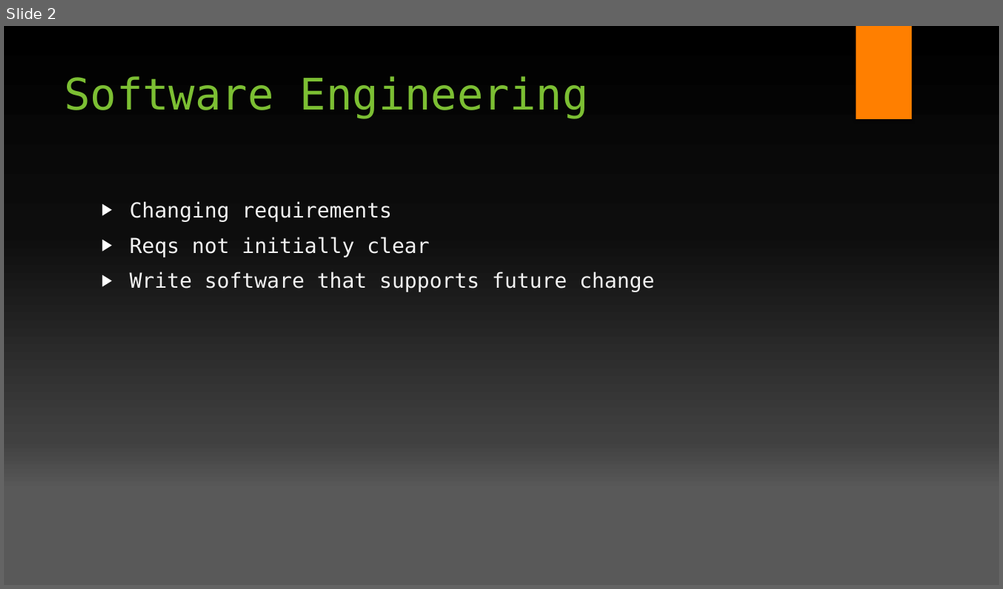
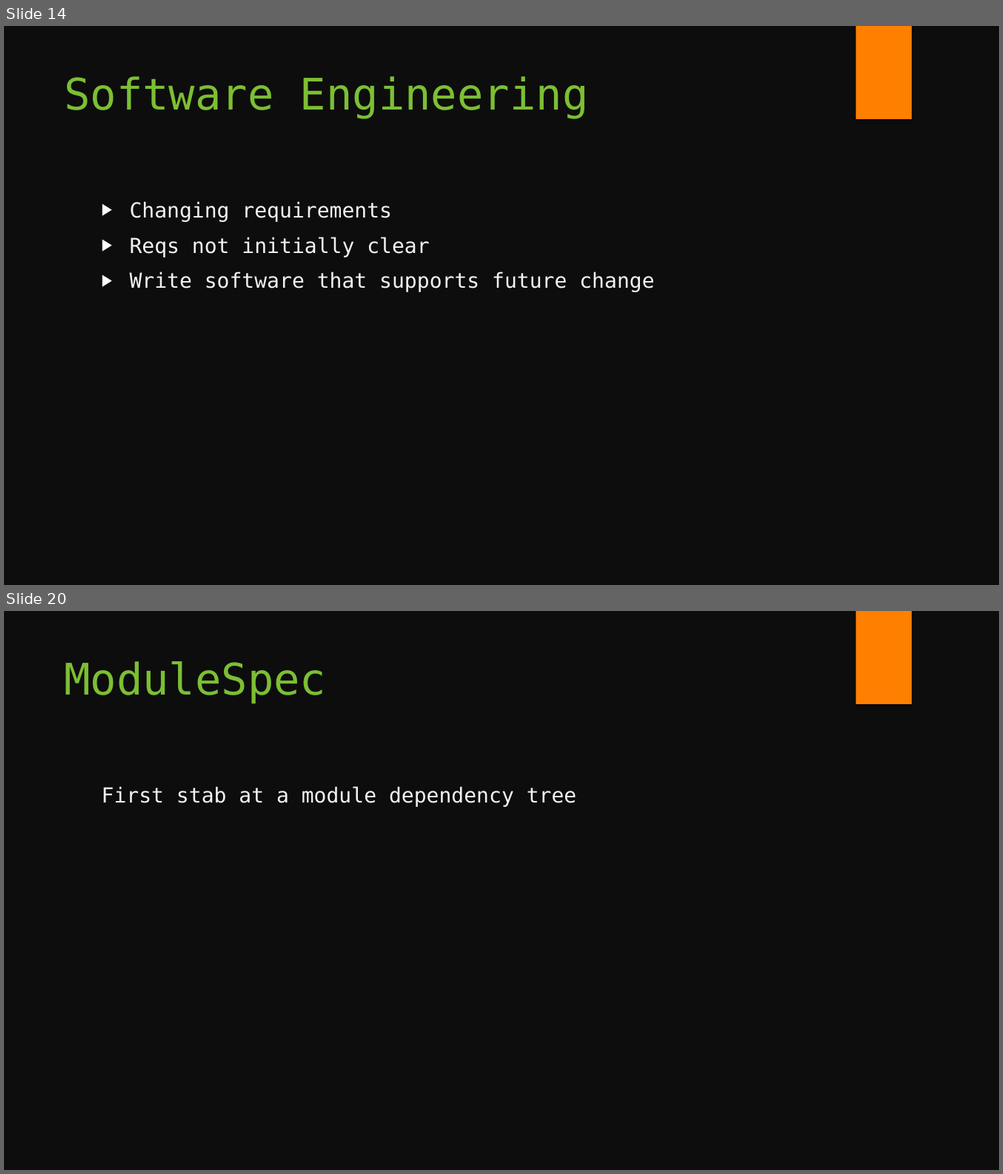
Before and after one commit to fsackur/Powershell-and-SE, a slide deck: Death by powerpoint.pptx. Shown one above the other, each under a label of ours: slide 2 before the commit, slides 14 and 20 after it; the slides between them are not shown. The pictures are 1003x589 and 1003x1174 pixels, drawn with LibreOffice and Linux fonts; fonts in the diff are those of the drawing; background and template pictures are left out. Boxes give left, top, right and bottom in pixels: in the first picture for what was removed or moved away, otherwise in the second. Text is boxed around its words. In the diff, an @@ line names an element or a change of style, - is before the commit and + after.

```diff
--- a/Death by powerpoint.pptx
+++ b/Death by powerpoint.pptx
@@ slide 20 added at [4,611,999,1170], background #0D0D0D; not listed: 1 template element that a slide beside it also shows @@
@@ title added at [64,661,326,703], 42 pt, text #7CBF33 @@
+ModuleSpec
@@ text added at [102,786,577,807], 20 pt, text #F2F2F2 @@
+First stab at a module dependency tree
@@ what was slide 2 is now slide 14 @@
@@ slide 14 changed as well @@
@@ background gradient #000000 to #0D0D0D to #404040 to #595959 to #0D0D0D @@
```
Also in this commit, not shown: 8 other slides changed, 14 other slides added, 3 other files.
